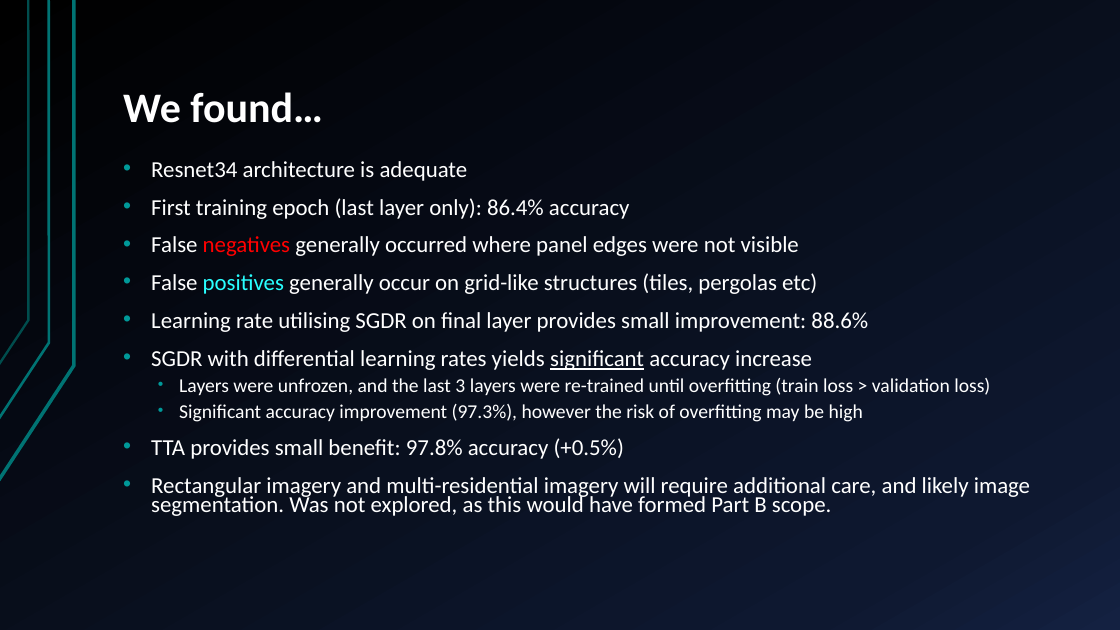
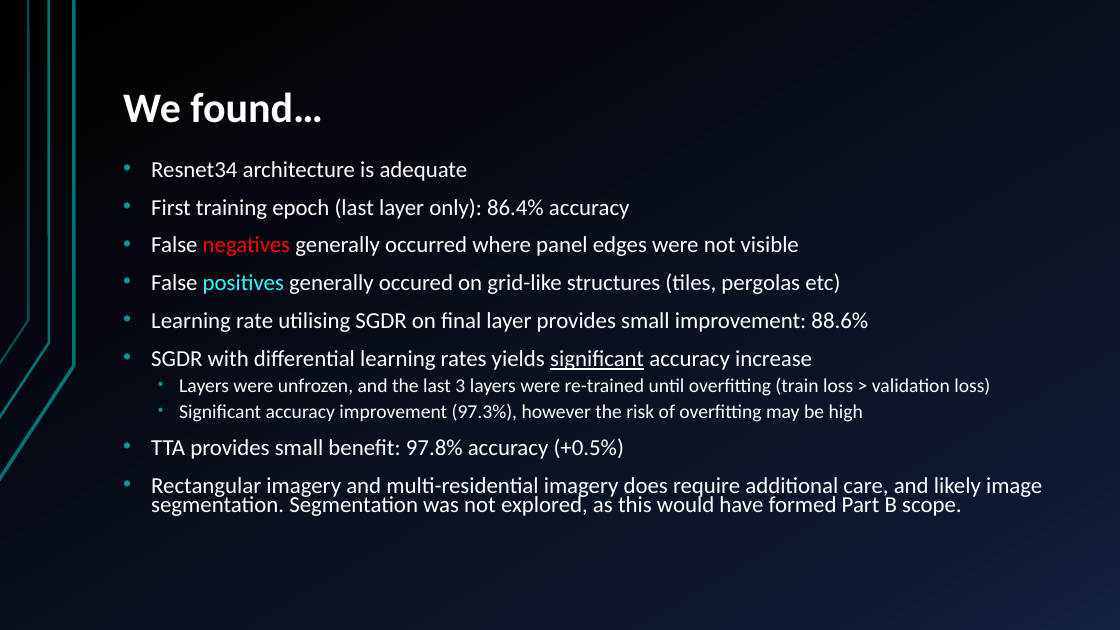
Before and after one commit to sofiary/teamunicornn, a slide deck: slide 21 of Western Power Hack-a-Gig Presentation.pptx (slide 19 before the commit). Drawn at 1120x630 pixels with LibreOffice and Linux fonts; fonts in the diff are those of the drawing. Boxes give left, top, right and bottom in pixels: in the first picture for what was removed or moved away, otherwise in the second. Text is boxed around its words. In the diff, an @@ line names an element or a change of style, - is before the commit and + after.

```diff
--- a/Western Power Hack-a-Gig Presentation.pptx
+++ b/Western Power Hack-a-Gig Presentation.pptx
@@ text at [151,273,840,294]: text changed @@
-• False positives generally occur on grid-like structures (tiles, pergolas etc)
+• False positives generally occured on grid-like structures (tiles, pergolas etc)
@@ text at [151,477,1042,516]: text changed @@
-• Rectangular imagery and multi-residential imagery will require additional care, and likely image segmentation. Was not explored, as this would have formed Part B scope.
+• Rectangular imagery and multi-residential imagery does require additional care, and likely image segmentation. Segmentation was not explored, as this would have formed Part B scope.
```
Also in this commit, not shown: 5 other slides changed, 2 slides added.
